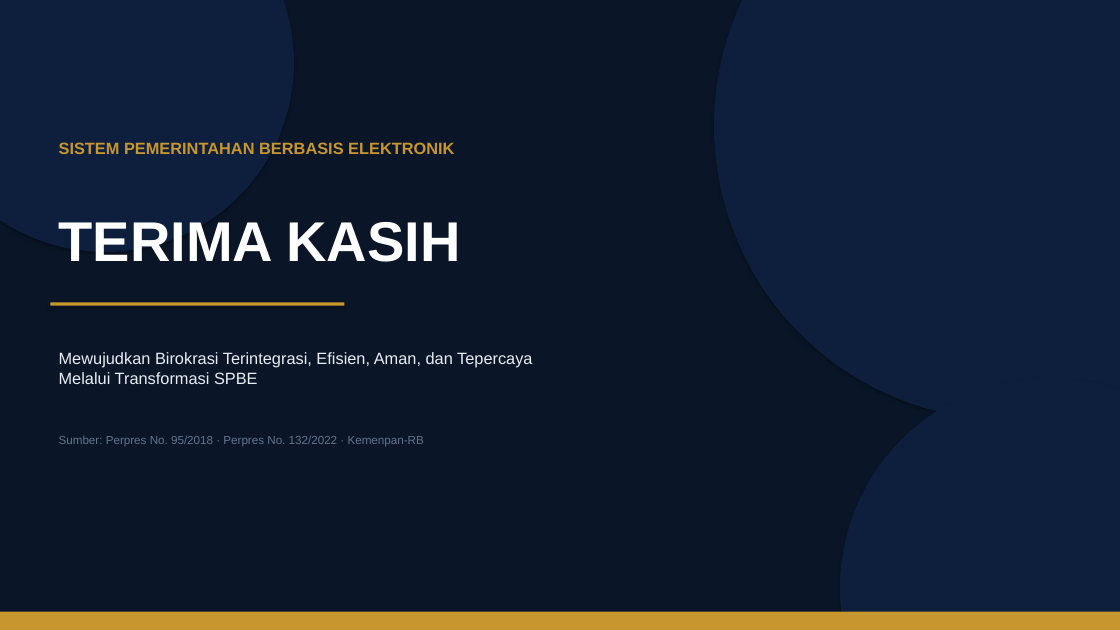
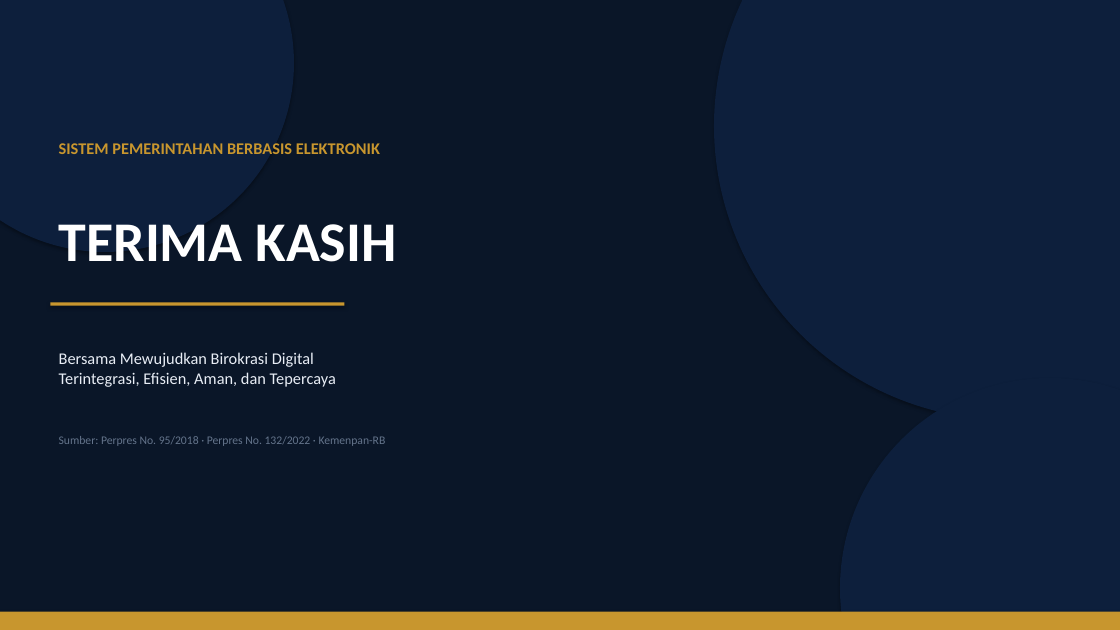
Before and after one commit to rahadiana/coba_ppt, a slide deck: slide 16 of SPBE_Transformasi_Birokrasi.pptx. Drawn at 1120x630 pixels with LibreOffice and Linux fonts; fonts in the diff are those of the drawing. Boxes give left, top, right and bottom in pixels: in the first picture for what was removed or moved away, otherwise in the second. Text is boxed around its words. In the diff, an @@ line names an element or a change of style, - is before the commit and + after.

Commit message:
update: SPBE Transformasi Birokrasi presentation (16 slide, konten lengkap)

```diff
--- a/SPBE_Transformasi_Birokrasi.pptx
+++ b/SPBE_Transformasi_Birokrasi.pptx
@@ text at box(59, 352, 336, 387): text changed; font Arial to Calibri @@
-Mewujudkan Birokrasi Terintegrasi, Efisien, Aman, dan Tepercaya
-Melalui Transformasi SPBE
+Bersama Mewujudkan Birokrasi Digital
+Terintegrasi, Efisien, Aman, dan Tepercaya
@@ font Arial to Calibri in 3 elements at box(59, 143, 380, 154), box(59, 224, 396, 262), box(59, 436, 386, 446) @@
```
Also in this commit, not shown: 14 other slides changed, 1 slide added, 1 slide removed.
